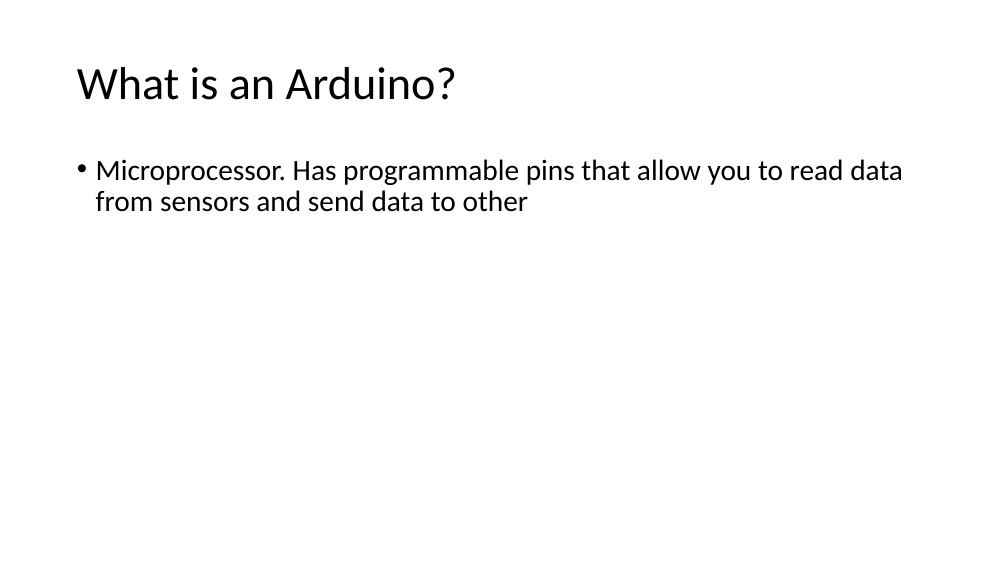
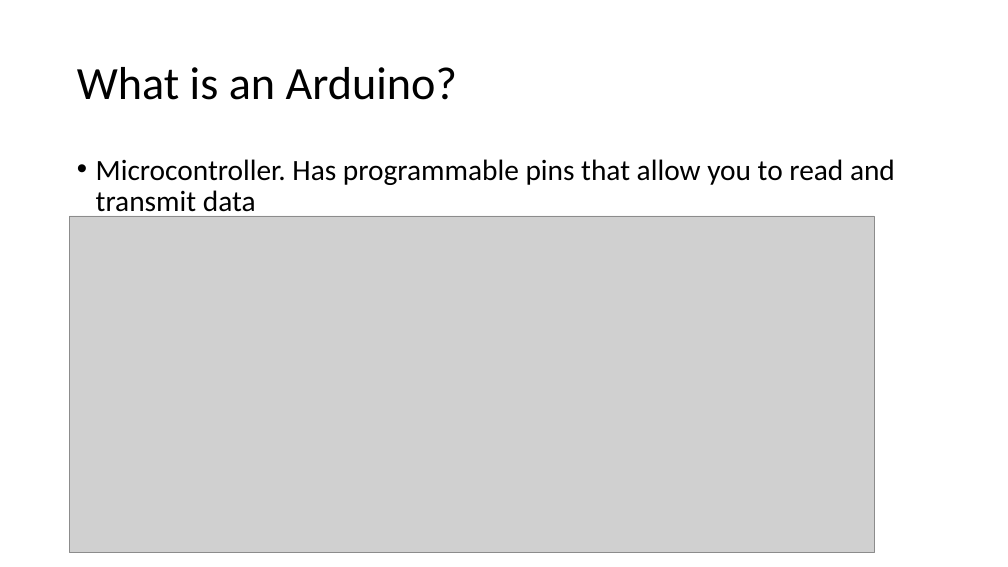
Before and after one commit to Runtime-Learner/McGill-BattleBots-Club, a slide deck: slide 6 of ECSE/Workshop-2/workshop2.pptx. Drawn at 1008x567 pixels with LibreOffice and Linux fonts; fonts in the diff are those of the drawing; grey boxes stand for pictures. Boxes give left, top, right and bottom in pixels: in the first picture for what was removed or moved away, otherwise in the second. Text is boxed around its words. In the diff, an @@ line names an element or a change of style, - is before the commit and + after.

```diff
--- a/ECSE/Workshop-2/workshop2.pptx
+++ b/ECSE/Workshop-2/workshop2.pptx
@@ text at <box>96,159,895,219</box>: text changed @@
-• Microprocessor. Has programmable pins that allow you to read data from sensors and send data to other
+• Microcontroller. Has programmable pins that allow you to read and transmit data
@@ picture added at <box>70,216,875,554</box> @@
```
Also in this commit, not shown: 1 other slide changed, 2 other files.
